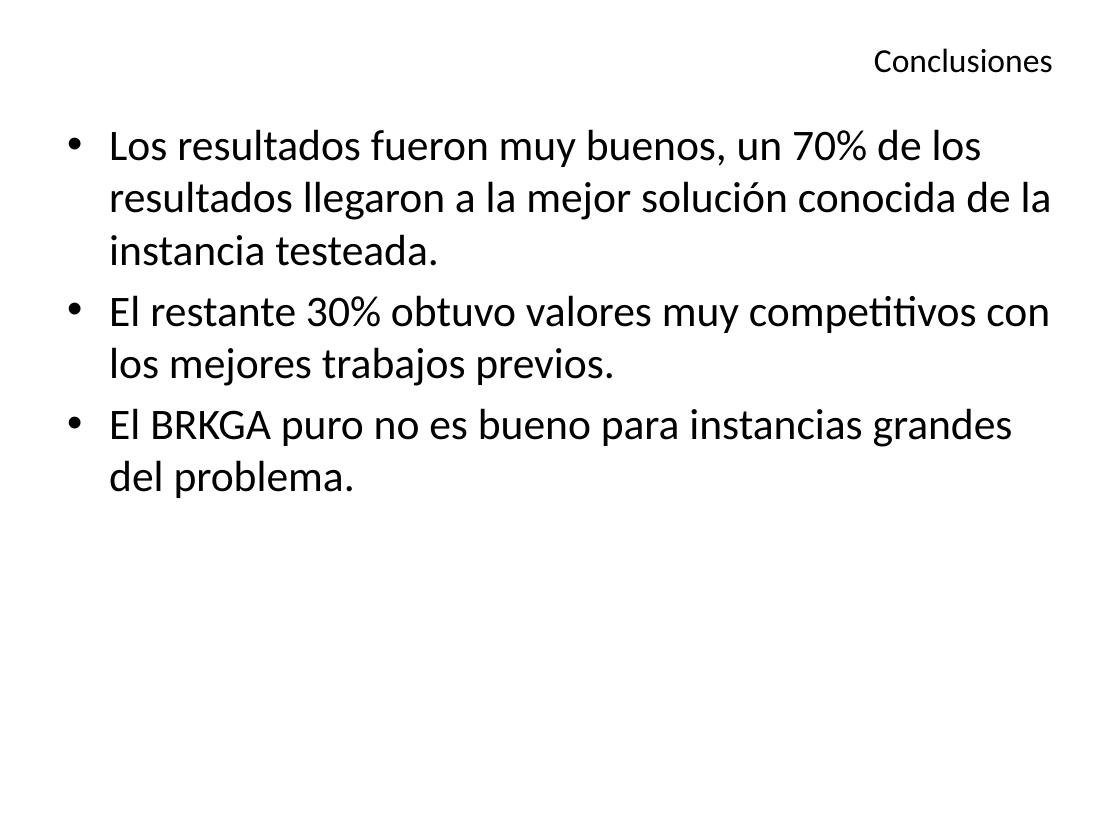
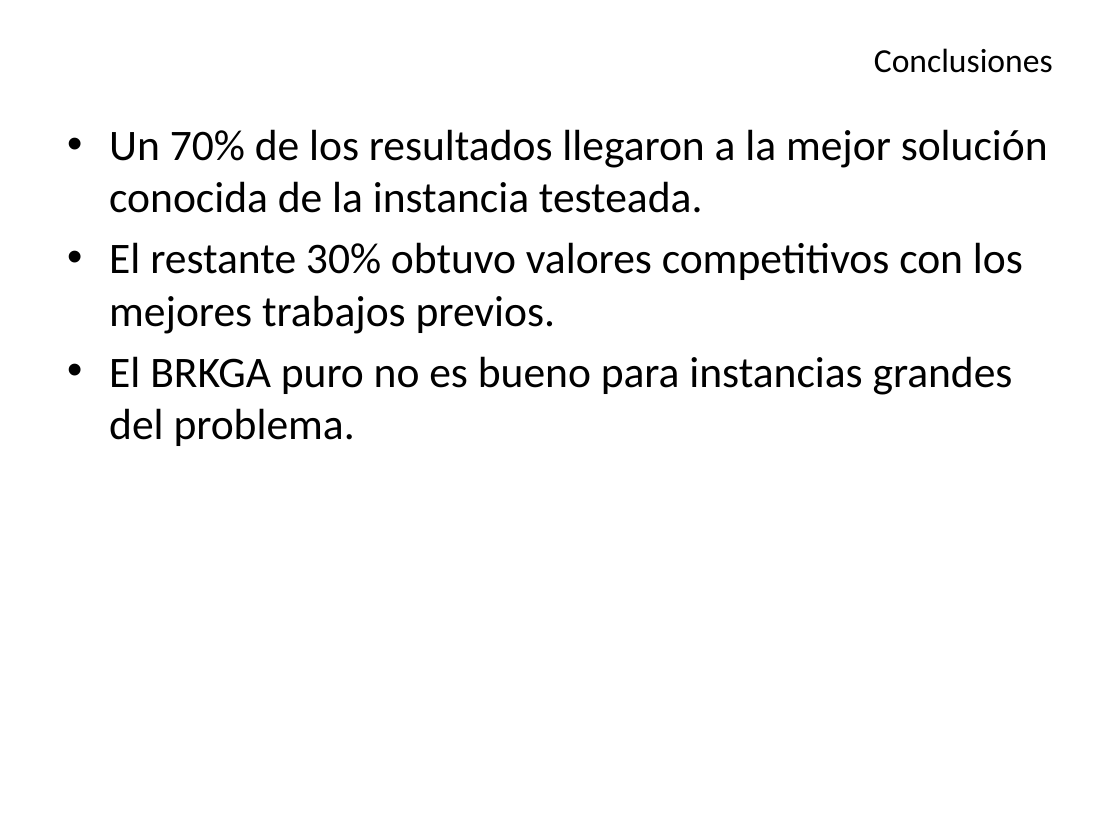
Before and after one commit to Aleitox/TopBrkga, a slide deck: slide 23 of TesisPaper/Defensa/Biased Random Key Genetic Algorithm.pptx (slide 19 before the commit). Drawn at 1120x840 pixels with LibreOffice and Linux fonts; fonts in the diff are those of the drawing. Boxes give left, top, right and bottom in pixels: in the first picture for what was removed or moved away, otherwise in the second. Text is boxed around its words. In the diff, an @@ line names an element or a change of style, - is before the commit and + after.

```diff
--- a/TesisPaper/Defensa/Biased Random Key Genetic Algorithm.pptx
+++ b/TesisPaper/Defensa/Biased Random Key Genetic Algorithm.pptx
@@ text at (109,129,1048,334): text changed @@
-• Los resultados fueron muy buenos, un 70% de los resultados llegaron a la mejor solución conocida de la instancia testeada.
-• El restante 30% obtuvo valores muy competitivos con los mejores trabajos previos.
+• Un 70% de los resultados llegaron a la mejor solución conocida de la instancia testeada.
+• El restante 30% obtuvo valores competitivos con los mejores trabajos previos.
```
Also in this commit, not shown: 6 other slides changed, 5 slides added, 19 other files.
